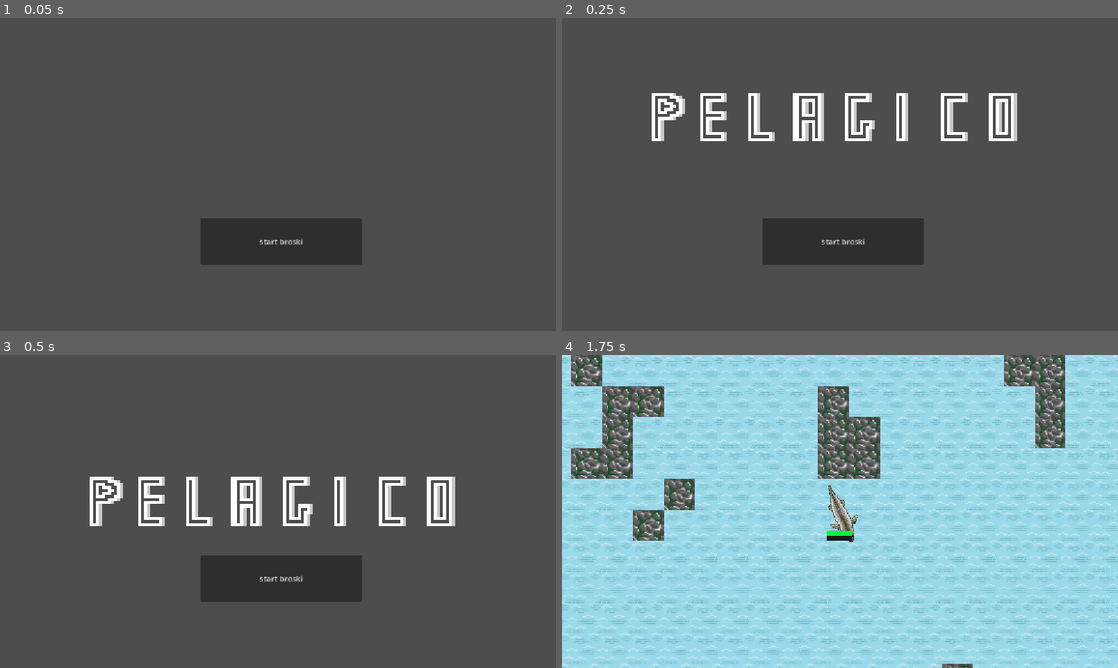
Above: before the commit, frames 1-4 (two rows, left to right).
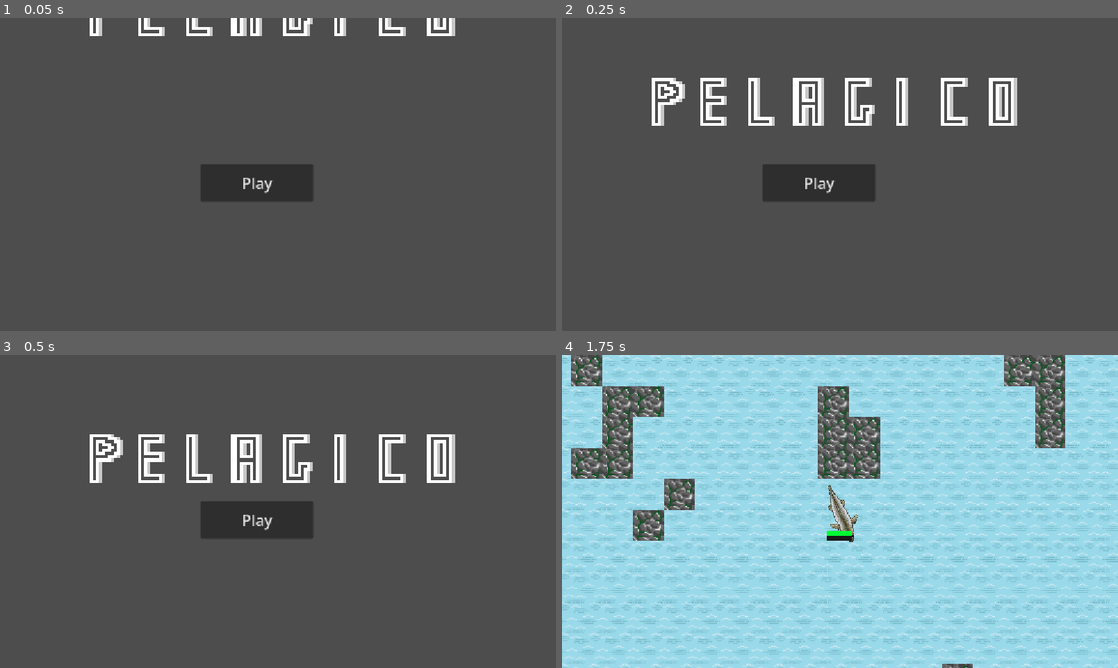
Above: after the commit, the same moments.

Repository: vincentchen18/Pelagico
Game: Godot game, scene res://menu.tscn
The game is run twice, just before and just after one commit, with the same random seed, the same clock (stepped at 60 frames per second) and the same inputs.
Inputs (mouse positions are in pixels of both pictures, inside the frame that each line leads up to):
- Up to frame 1 (0.05 s): no input
- Up to frame 2 (0.25 s): no input
- Up to frame 3 (0.5 s): no input
- Up to frame 4 (1.75 s): click "start broski" (after the commit: "Play") at 0.5 s; tap Enter at 1.25 s; move the mouse to (962, 495) at 1.27 s; hold Right (right) from 1.28 s (still down); tap F (dash) at 1.35 s; click (962, 495) at 1.42 s

The runs differ from the first frame. In frame 1, 7.8% of the frame differs, in the area x 16-82%, y 0-79%; in frame 2, 10%; in frame 3, 12%, in the area x 16-82%, y 25-79%; in frame 4, nothing differs.

Commit message:
add mob respawns

Diff:
--- a/Scripts/tile_map_layer.gd
+++ b/Scripts/tile_map_layer.gd
@@ -13,6 +13,26 @@
 var chunkoffset: Vector2 = Vector2.ZERO
 
 @export var player: Node2D
+@export var unload_dist := 4
+
+func unload_far(pc: Vector2i) -> void:
+	for key in worldmap.keys():
+		if abs(key.x - pc.x) > unload_dist or abs(key.y - pc.y) > unload_dist:
+			clear_chunk(key)
+			worldmap.erase(key)
+
+func clear_chunk(key: Vector2i) -> void:
+	var minx = key.x * 8 * 32
+	var maxx = minx + 8 * 32
+	var miny = key.y * 8 * 32
+	var maxy = miny + 8 * 32
+	for e in get_tree().get_nodes_in_group("enemy"):
+		var p = e.global_position
+		if p.x >= minx and p.x < maxx and p.y >= miny and p.y < maxy:
+			e.queue_free()
+	for i in range(8):
+		for j in range(8):
+			erase_cell(Vector2i(key.x * 8 + j, key.y * 8 + i))
 
 func _ready() -> void:
 	noise.noise_type = FastNoiseLite.TYPE_SIMPLEX
@@ -27,21 +47,15 @@
 	for x in range(-2 + playerchunky.x, 3 + playerchunky.x):
 		for y in range(-2 + playerchunky.y, 3 + playerchunky.y):
 			gen_chunk(x, y)
+	unload_far(playerchunky)
 
 func zone_tiles(globalx: int, globaly: int) -> Array:
-	# wobble the effective x so no hard zone border
-	var wobble = depthnoise.get_noise_1d(globaly) * 6.0
-	var wx = globalx + wobble
-	if wx > 352:
-		return [Vector2i(1,1), Vector2i(1,3)] # abyssal zone
-	elif wx > 160:
-		return [Vector2i(0,3), Vector2i(1,3)] # midnight zone
-	elif wx > 64:
-		return [Vector2i(0,2), Vector2i(1,2)] # twilight zone
-	elif wx > -16:
-		return [Vector2i(0,1), Vector2i(1,2)] # shallow zone
-	else:
-		return [Vector2i(0,0), Vector2i(0,0)] # beach, set everything to sand
+	match zone_index(globalx, globaly):
+		4: return [Vector2i(1,1), Vector2i(1,3)] # abyssal
+		3: return [Vector2i(0,3), Vector2i(1,3)] # midnight
+		2: return [Vector2i(0,2), Vector2i(1,2)] #twilight
+		1: return [Vector2i(0,1), Vector2i(1,2)] #shallow
+		_: return [Vector2i(0,0), Vector2i(0,0)] #beach
 
 func gen_chunk(cx, cy) -> void:
 	var chunkkey = Vector2i(cx, cy)
@@ -80,6 +94,31 @@
 	get_parent().add_child(inst)
 	inst.global_position = to_global(map_to_local(cell))
 
+func zone_index(globalx: int, globaly: int) -> int:
+	var wobble = depthnoise.get_noise_1d(globaly) * 6.0
+	var wx = globalx + wobble
+	if wx > 352:   return 4
+	elif wx > 160: return 3
+	elif wx > 64:  return 2
+	elif wx > -16: return 1
+	else:          return 0
+
+func spawn_for_zone(cell: Vector2i, globalx: int, globaly: int) -> void:
+	var z = zone_index(globalx, globaly)
+	var r = randf()
+	match z:
+		0, 1:
+			if r < CRAB_CHANCE: spawn(CRAB, cell)
+		2:
+			if r < 0.015: pass   #more mobs later
+		3, 4:
+			if r < 0.02: pass
+
+func spawn(scene: PackedScene, cell: Vector2i) -> void:
+	var inst = scene.instantiate()
+	get_parent().add_child(inst)
+	inst.global_position = to_global(map_to_local(cell))
+
 func playerchunk(playerpos) -> Vector2i:
 	var pixelsperchunk: float = 256
 	var playerchunkx: int = int(floor(playerpos.x / pixelsperchunk))
--- a/Scripts/titletext.gd
+++ b/Scripts/titletext.gd
@@ -4,6 +4,7 @@
 @export var duration: float
 # Called when the node enters the scene tree for the first time.
 func _ready() -> void:
+	dropdistance = 200
 	global_position.y -= dropdistance
 	_textanim()
 
--- a/menu.tscn
+++ b/menu.tscn
@@ -32,10 +32,11 @@
 
 [node name="Button" type="Button" parent="." unique_id=1022661253]
 offset_left = -265.0
-offset_top = 52.0
-offset_right = 69.0
-offset_bottom = 149.0
-text = "start broski"
+offset_top = -59.0
+offset_right = -31.0
+offset_bottom = 18.0
+theme_override_font_sizes/font_size = 32
+text = "Play"
 script = ExtResource("3_mae5d")
 
 [connection signal="pressed" from="Button" to="Button" method="_on_pressed"]
